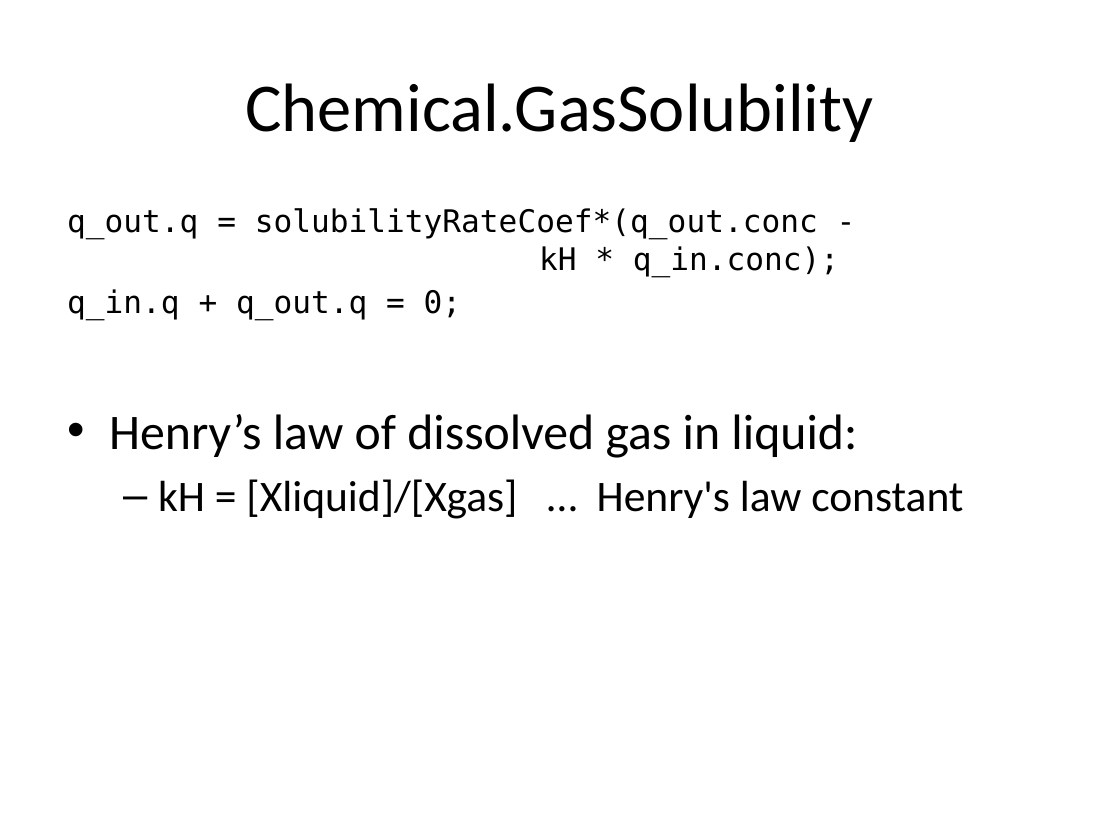
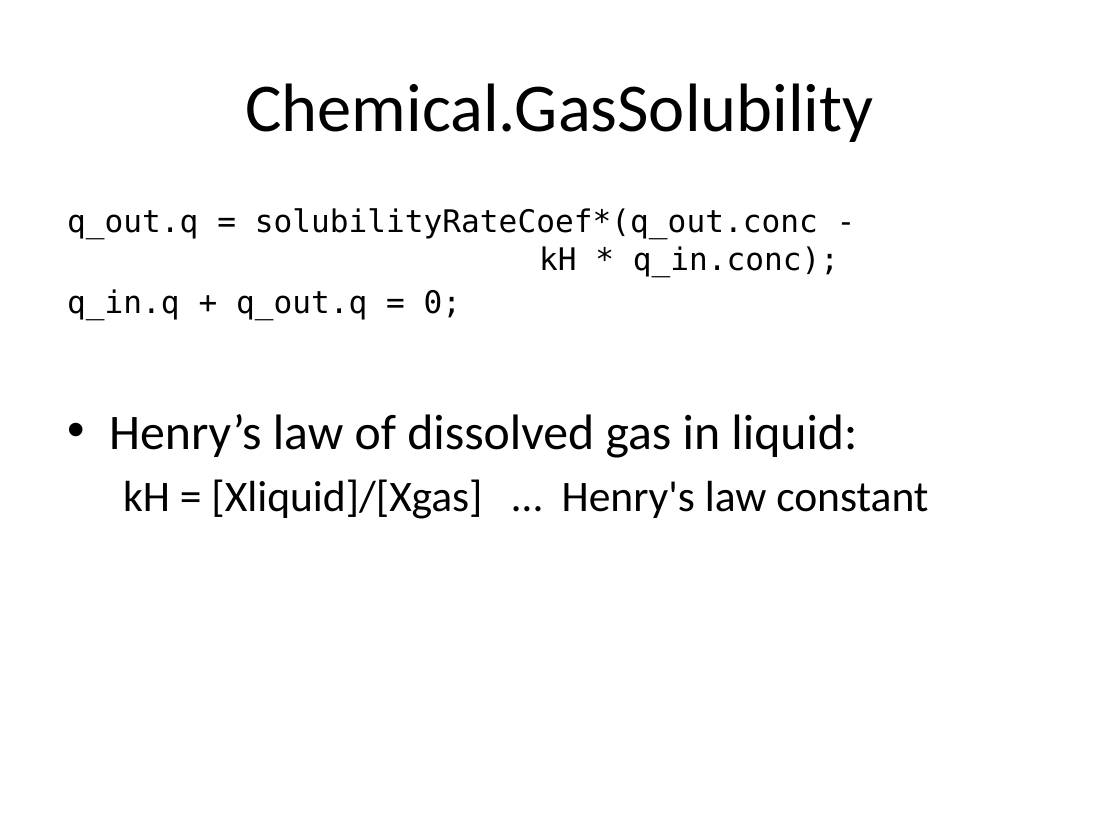
Before and after one commit to MarekMatejak/Physiolibrary, a slide deck: slide 12 of Physiolibrary/Resources/Documentation/Physiolibrary v1.0.pptx. Drawn at 1120x840 pixels with LibreOffice and Linux fonts; fonts in the diff are those of the drawing. Boxes give left, top, right and bottom in pixels: in the first picture for what was removed or moved away, otherwise in the second. Text is boxed around its words. In the diff, an @@ line names an element or a change of style, - is before the commit and + after.

Commit message:
small typo

```diff
--- a/Physiolibrary/Resources/Documentation/Physiolibrary v1.0.pptx
+++ b/Physiolibrary/Resources/Documentation/Physiolibrary v1.0.pptx
@@ text at <box>123,479,928,519</box>: bullet – to none @@
```
